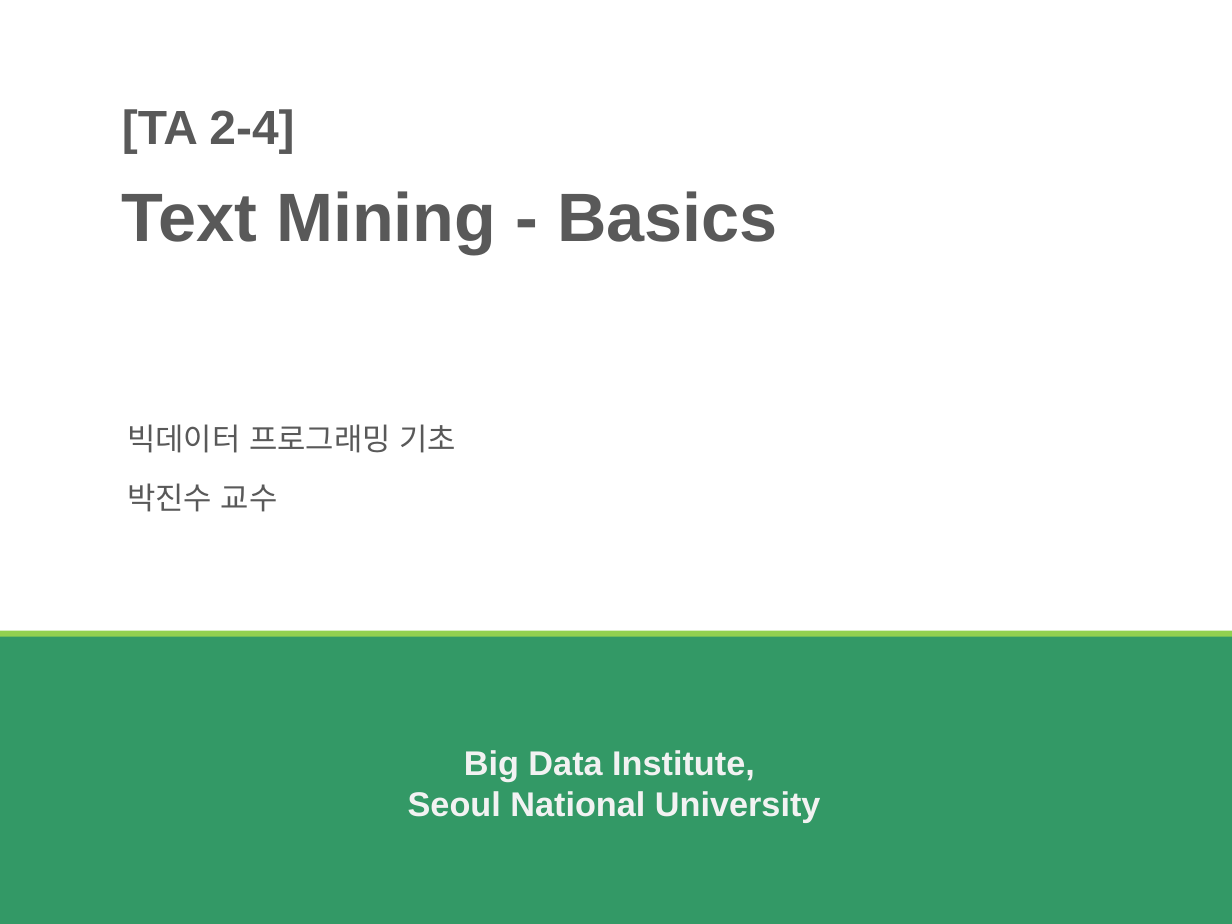
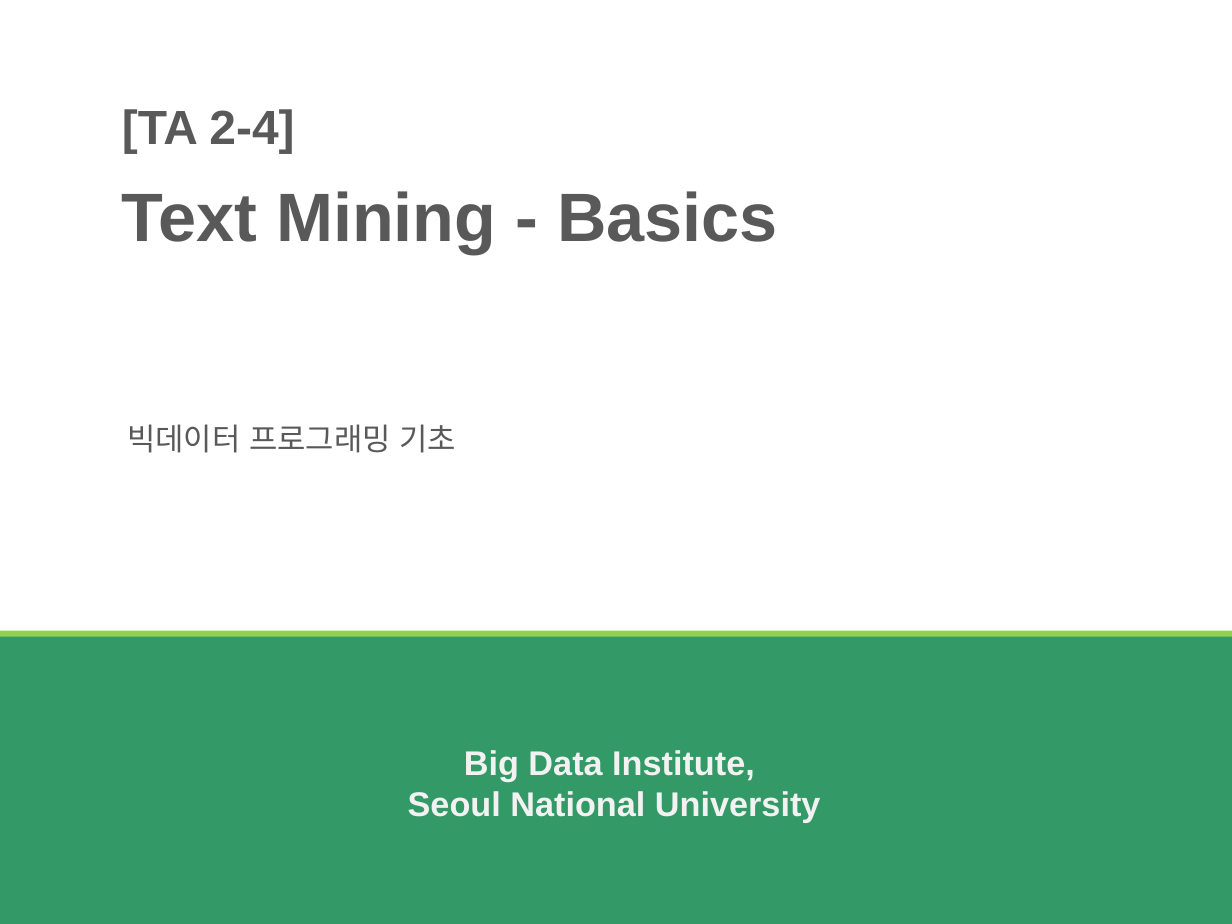
Before and after one commit to buomsoo-kim/Introduction-to-Python-Programming, a slide deck: slide 1 of Session2/ppt/[TA2-4] Intro to Text Mining.pptx. Drawn at 1232x924 pixels with LibreOffice and Linux fonts; fonts in the diff are those of the drawing. Boxes give left, top, right and bottom in pixels: in the first picture for what was removed or moved away, otherwise in the second. Text is boxed around its words. In the diff, an @@ line names an element or a change of style, - is before the commit and + after.

```diff
--- a/Session2/ppt/[TA2-4] Intro to Text Mining.pptx
+++ b/Session2/ppt/[TA2-4] Intro to Text Mining.pptx
@@ text removed at (127,483,278,512) @@
-박진수 교수
```
Also in this commit, not shown: 25 other files.
